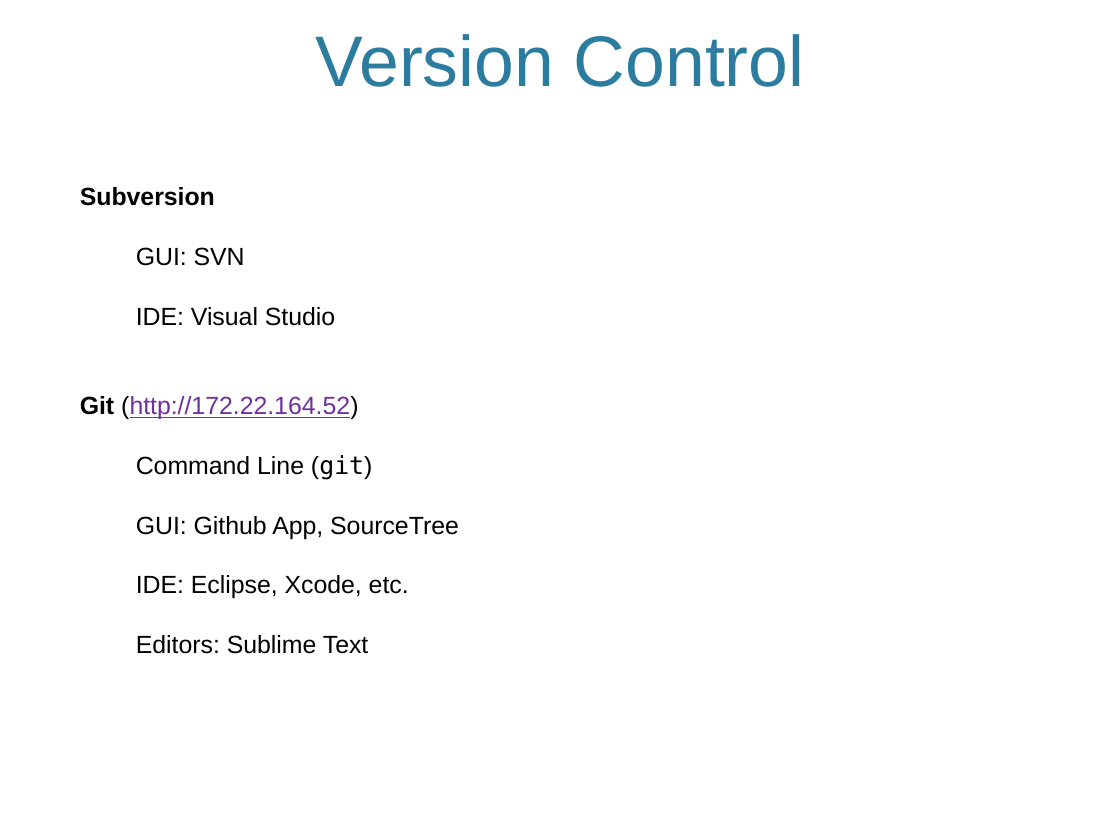
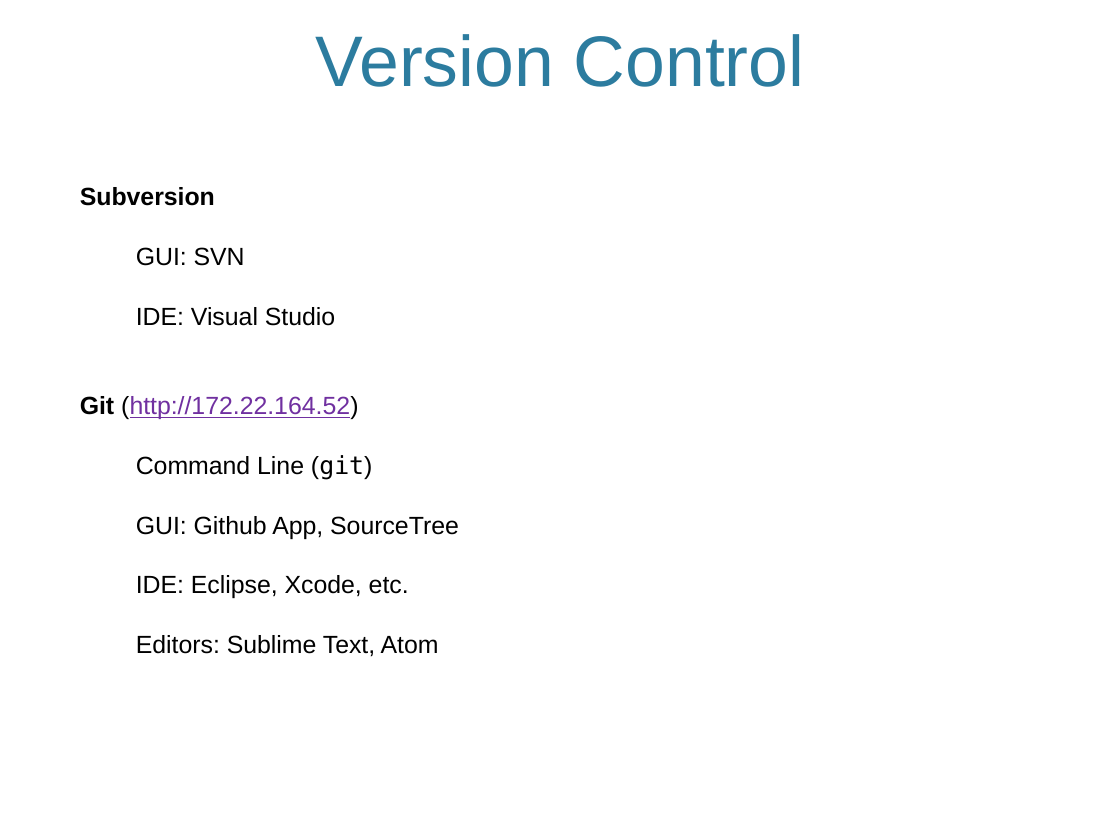
Before and after one commit to soumyaray/tech_refresh, a slide deck: slide 3 of presentations/IT Refresh - Testing.pptx. Drawn at 1120x840 pixels with LibreOffice and Linux fonts; fonts in the diff are those of the drawing; background and template pictures are left out. Boxes give left, top, right and bottom in pixels: in the first picture for what was removed or moved away, otherwise in the second. Text is boxed around its words. In the diff, an @@ line names an element or a change of style, - is before the commit and + after.

```diff
--- a/presentations/IT Refresh - Testing.pptx
+++ b/presentations/IT Refresh - Testing.pptx
@@ text at box(136, 635, 439, 657): text changed @@
-Editors: Sublime Text
+Editors: Sublime Text, Atom
```
Also in this commit, not shown: 2 other slides changed, 12 other files.
